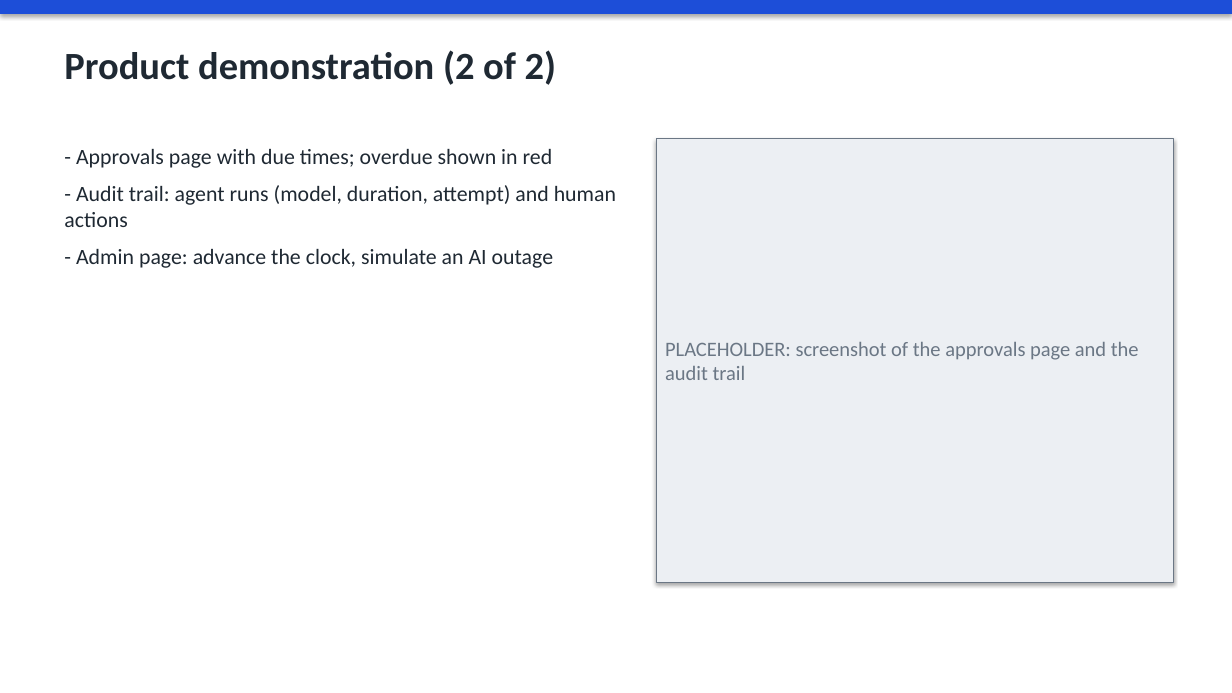
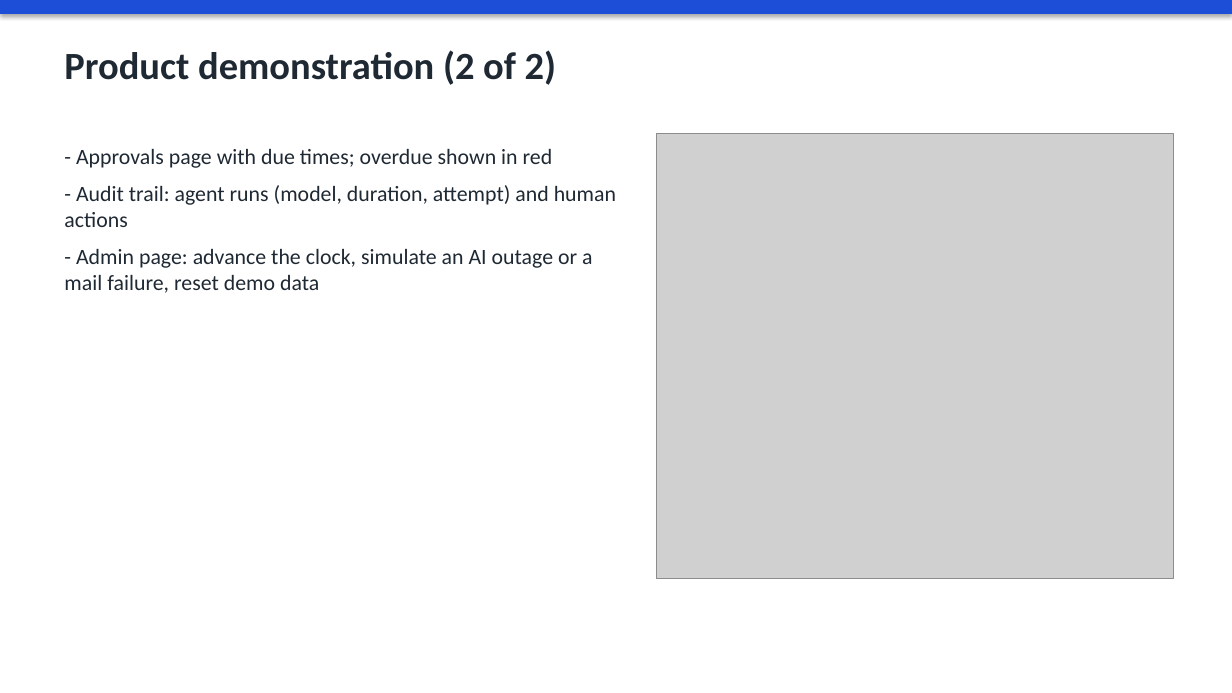
Before and after one commit to soniksarungale/opspilot, a slide deck: slide 8 of docs/OpsPilot.pptx. Drawn at 1232x693 pixels with LibreOffice and Linux fonts; fonts in the diff are those of the drawing; grey boxes stand for pictures. Boxes give left, top, right and bottom in pixels: in the first picture for what was removed or moved away, otherwise in the second. Text is boxed around its words. In the diff, an @@ line names an element or a change of style, - is before the commit and + after.

Commit message:
Refresh the interface: status pills, summary tiles, progress steps, readable audit trail
Also adds screenshots to the presentation.

```diff
--- a/docs/OpsPilot.pptx
+++ b/docs/OpsPilot.pptx
@@ rectangle removed at (x1=656, y1=139, x2=1174, y2=582) @@
-PLACEHOLDER: screenshot of the approvals page and the audit trail
@@ picture added at (x1=656, y1=134, x2=1174, y2=579) @@
@@ text at (x1=64, y1=249, x2=592, y2=293): text changed @@
-- Admin page: advance the clock, simulate an AI outage
+- Admin page: advance the clock, simulate an AI outage or a mail failure, reset demo data
```
Also in this commit, not shown: 4 other slides changed, 2 other files.
